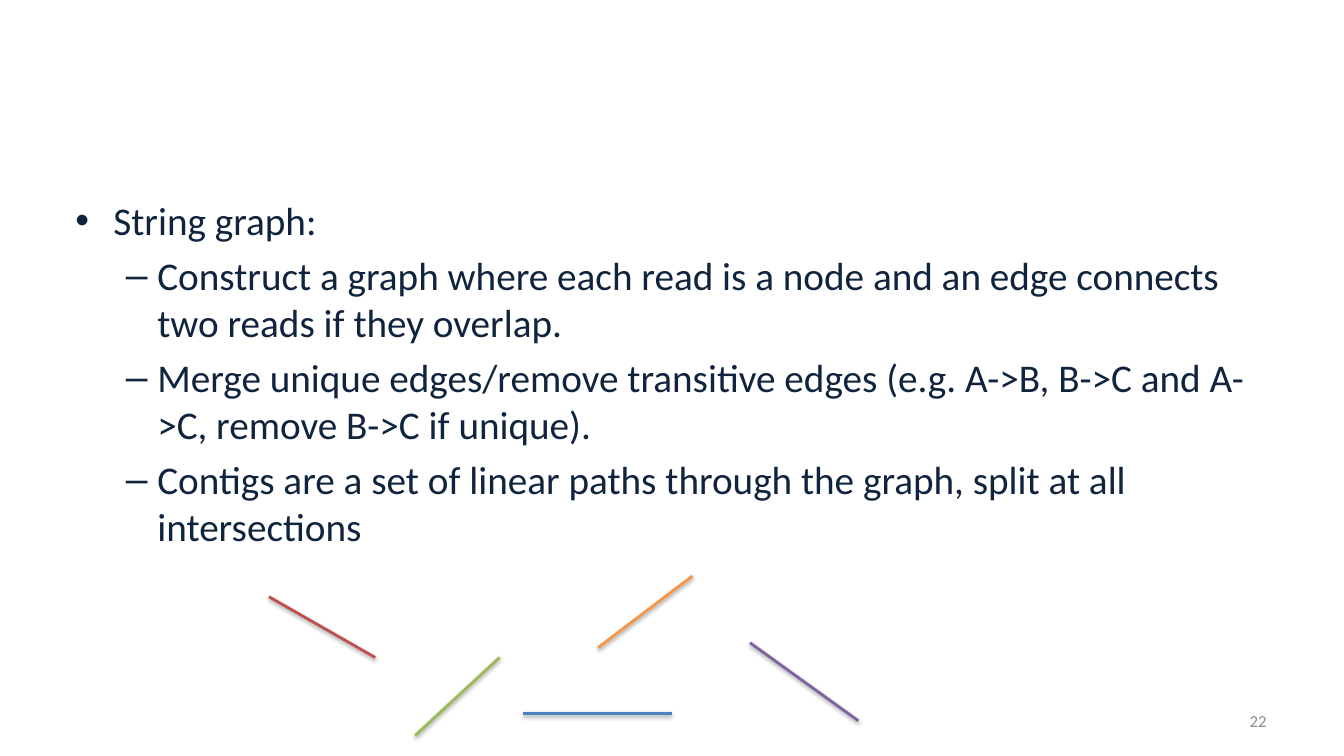
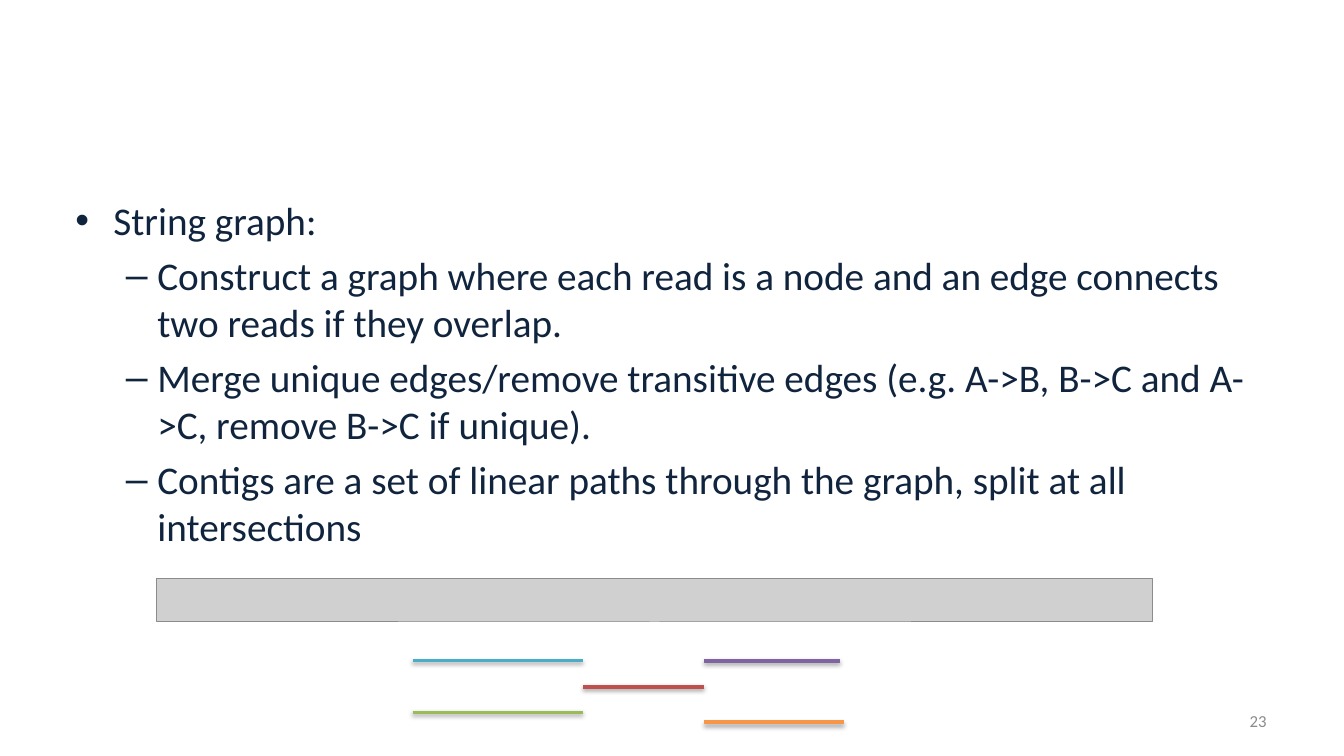
Before and after one commit to alekseyzimin/BME-Algorithms-for-Analysis-of-Genomic-Data, a slide deck: slide 23 of Fall 2026/Week 5 -- Genome Assembly Algorithms.pptx (slide 22 before the commit). Drawn at 1344x756 pixels with LibreOffice and Linux fonts; fonts in the diff are those of the drawing; grey boxes stand for pictures; background and template pictures are left out. Boxes give left, top, right and bottom in pixels: in the first picture for what was removed or moved away, otherwise in the second. Text is boxed around its words. In the diff, an @@ line names an element or a change of style, - is before the commit and + after.

```diff
--- a/Fall 2026/Week 5 -- Genome Assembly Algorithms.pptx
+++ b/Fall 2026/Week 5 -- Genome Assembly Algorithms.pptx
@@ picture added at <box>156,579,1152,622</box> @@
@@ line removed from (269, 597) to (375, 657) @@
@@ line removed from (598, 647) to (693, 577) @@
@@ line removed from (415, 736) to (500, 657) @@
@@ line removed from (859, 721) to (750, 643) @@
@@ line added from (412, 661) to (583, 661), #4BACC6 2 pt @@
@@ line added from (705, 688) to (583, 688), #C0504D 3 pt @@
@@ line added from (705, 661) to (841, 661), #8064A2 3 pt @@
@@ line moved from (673, 714) - (523, 714) to (412, 713) - (583, 713) @@
@@ line (412, 713) - (583, 713): stroke #4F81BD 2 pt to #9BBB59 2 pt @@
@@ page number at <box>1250,716,1267,727</box>: text changed @@
-22
+23
@@ line added from (845, 723) to (705, 723), #F79646 3 pt @@
```
Also in this commit, not shown: 9 other slides changed, 1 slide added.
